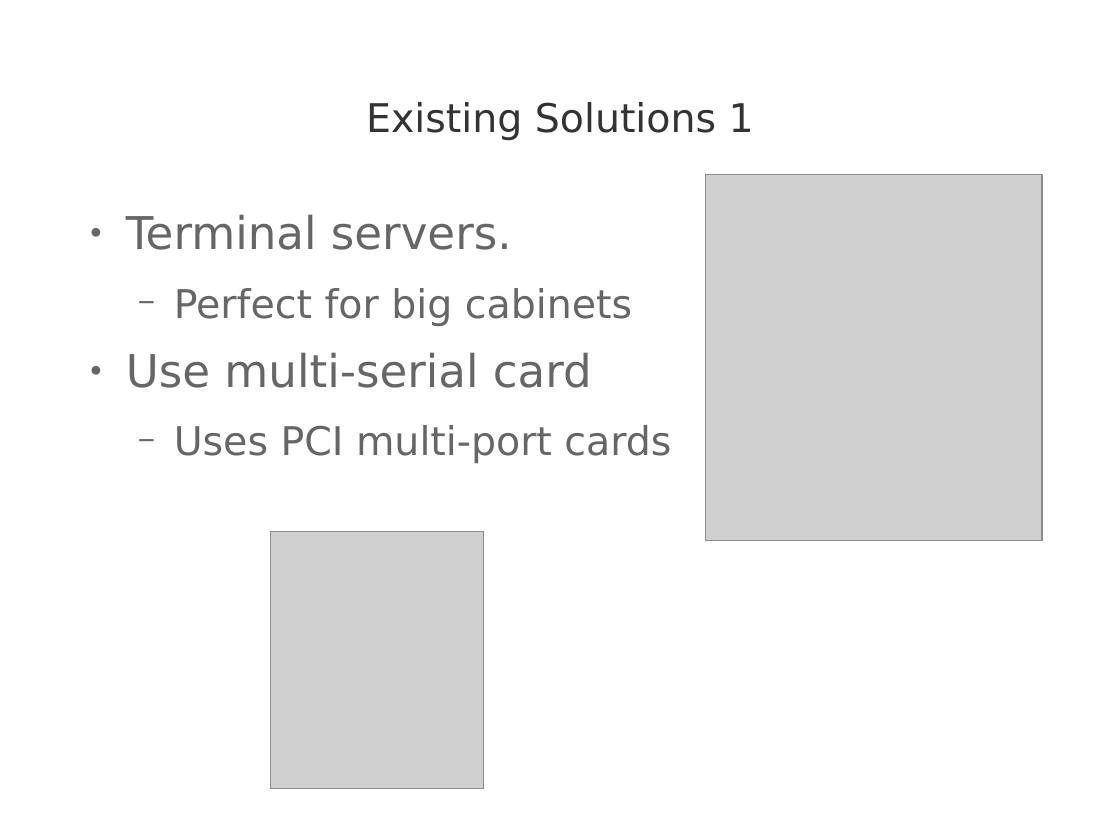
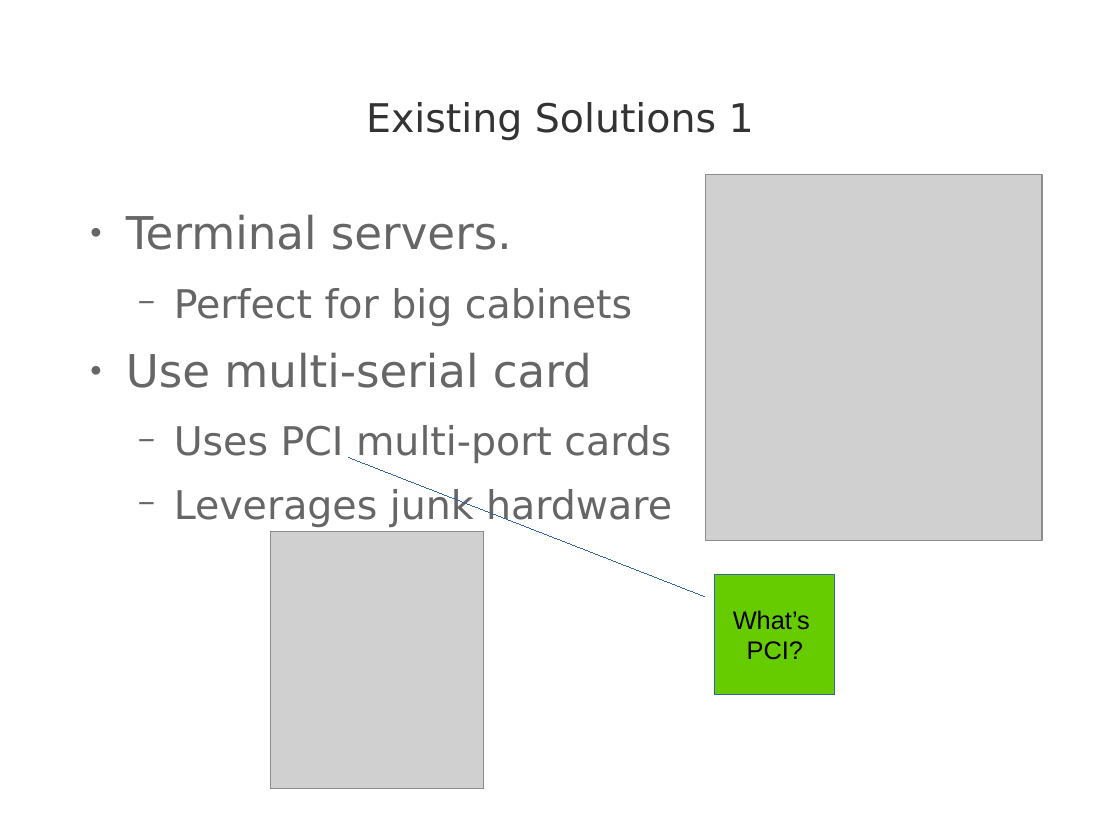
Before and after one commit to AnimaGUS-minerva/HermesConnectCase, a slide deck: slide 2 of doc/marketing.odp. Drawn at 1120x840 pixels with LibreOffice and Linux fonts; fonts in the diff are those of the drawing; grey boxes stand for pictures; background and template pictures are left out. Boxes give left, top, right and bottom in pixels: in the first picture for what was removed or moved away, otherwise in the second. Text is boxed around its words. In the diff, an @@ line names an element or a change of style, - is before the commit and + after.

```diff
--- a/doc/marketing.odp
+++ b/doc/marketing.odp
@@ text at bbox=[174, 487, 672, 528]: paragraph added @@
+  − Leverages junk hardware
@@ border callout added at bbox=[715, 574, 835, 694], fill #66CC00, outline #3465A4 0 pt, 18 pt, text #000000 @@
+What’s
+PCI?
```
Also in this commit, not shown: 3 other slides changed, 11 other files.
